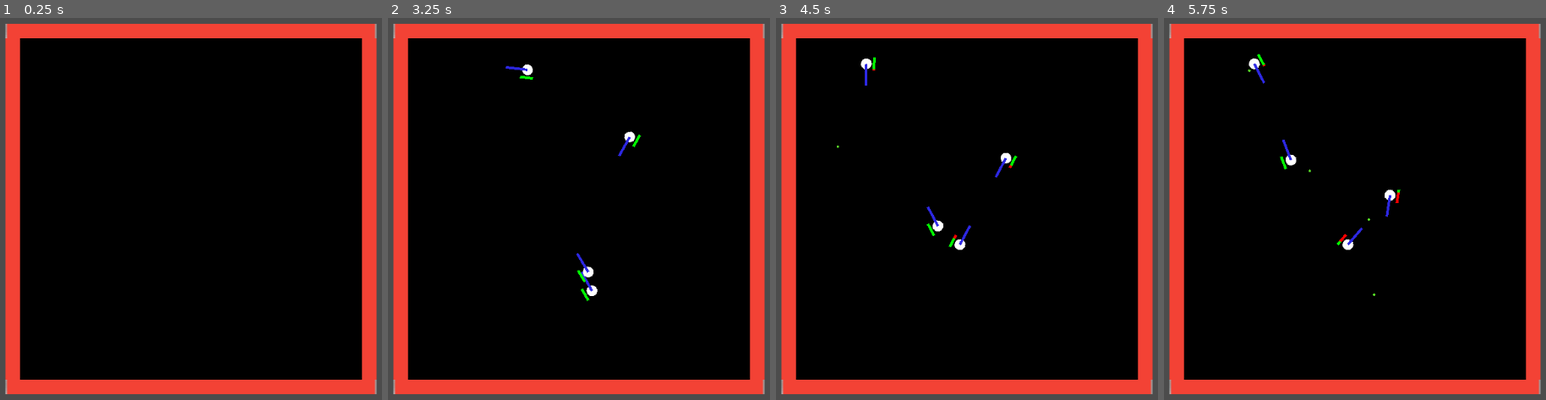
Above: before the commit, frames 1-4 (left to right).
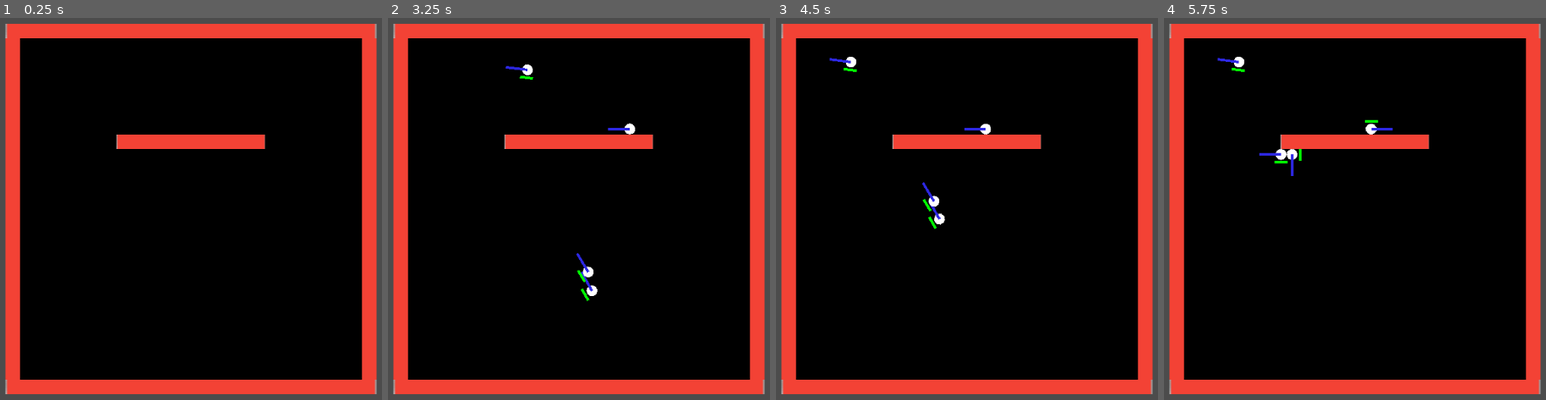
Above: after the commit, the same moments.

Repository: sisipun/CybersportManager
Game: Godot game, scene res://script/ui.tscn
Same seed, same stepped clock (60 frames per second), same inputs: the game is played once before the commit and once after it.
Inputs (mouse positions are in pixels of both pictures, inside the frame that each line leads up to):
- Up to frame 1 (0.25 s): no input
- Up to frame 2 (3.25 s): tap Enter at 0.5 s; click (579, 209) at 0.67 s; tap Space at 1.25 s; move the mouse to (445, 228) at 1.27 s; click (445, 228) at 1.42 s; move the mouse to (647, 121) at 2.02 s; click (647, 121) at 2.17 s; move the mouse to (544, 289) at 2.77 s; click (544, 289) at 2.92 s
- Up to frame 3 (4.5 s): move the mouse to (outside the picture) at 3.52 s; click (outside the picture) at 3.67 s; move the mouse to (outside the picture) at 4.27 s; click (outside the picture) at 4.42 s
- Up to frame 4 (5.75 s): move the mouse to (1389, 209) at 5.02 s; click (1389, 209) at 5.17 s

The runs differ from the first frame. In frame 1, 1.5% of the frame differs, in the area x 30-70%, y 30-35%; in frame 2, 1.6%; in frame 3, 2.4%; in frame 4, 2.5%, in the area x 13-70%, y 9-73%.

Commit message:
Raycast instead of spawn bullet

Diff:
--- a/game/project.godot
+++ b/game/project.godot
@@ -89,11 +89,6 @@
 "language": "GDScript",
 "path": "res://script/tactical_fps/match/player/command/shoot_player_command.gd"
 }, {
-"base": "KinematicBody2D",
-"class": "TacticalFpsBullet",
-"language": "GDScript",
-"path": "res://script/tactical_fps/match/weapon/tactical_fps_bullet.gd"
-}, {
 "base": "BaseMap",
 "class": "TacticalFpsMap",
 "language": "GDScript",
@@ -166,7 +161,6 @@
 "PlayerModel": "",
 "PlayerSummaryModel": "",
 "ShootPlayerCommand": "",
-"TacticalFpsBullet": "",
 "TacticalFpsMap": "",
 "TacticalFpsMatch": "",
 "TacticalFpsPlantZone": "",
--- a/game/script/base/match/player/base_player.tscn
+++ b/game/script/base/match/player/base_player.tscn
@@ -32,8 +32,7 @@
 max_speed = 100.0
 
 [node name="Vision" type="RayCast2D" parent="."]
-enabled = true
-cast_to = Vector2( 150, 0 )
+cast_to = Vector2( 2000, 0 )
 script = ExtResource( 3 )
 
 [node name="HealthBar" parent="." instance=ExtResource( 4 )]
--- a/game/script/tactical_fps/match/map/instance/tactical_fps_map_simple.tscn
+++ b/game/script/tactical_fps/match/map/instance/tactical_fps_map_simple.tscn
@@ -33,18 +33,22 @@
 position = Vector2( 0, 270 )
 scale = Vector2( 2.5, 0.1 )
 
-[node name="RedStartingPosition" parent="." index="7" instance=ExtResource( 3 )]
+[node name="Border" parent="." index="7" instance=ExtResource( 4 )]
+position = Vector2( 0, -102 )
+scale = Vector2( 1, 0.1 )
+
+[node name="RedStartingPosition" parent="." index="8" instance=ExtResource( 3 )]
 position = Vector2( 33, 223 )
 
-[node name="BlueStartingPosition" parent="." index="8" instance=ExtResource( 3 )]
+[node name="BlueStartingPosition" parent="." index="9" instance=ExtResource( 3 )]
 position = Vector2( -2, -186 )
 team = 1
 
-[node name="ZoneA" parent="." index="9" instance=ExtResource( 2 )]
+[node name="ZoneA" parent="." index="10" instance=ExtResource( 2 )]
 position = Vector2( -176, -223 )
 scale = Vector2( 2, 2 )
 
-[node name="ZoneB" parent="." index="10" instance=ExtResource( 2 )]
+[node name="ZoneB" parent="." index="11" instance=ExtResource( 2 )]
 position = Vector2( 170, -210 )
 scale = Vector2( 2, 2 )
 
--- a/game/script/tactical_fps/match/player/command/defend_target_player_command.gd
+++ b/game/script/tactical_fps/match/player/command/defend_target_player_command.gd
@@ -32,5 +32,6 @@
 
 
 func stop() -> void:
-	_player.stop()
+	if is_instance_valid(_player):
+		_player.stop()
 	.stop()
--- a/game/script/tactical_fps/match/player/tactical_fps_player_controller.gd
+++ b/game/script/tactical_fps/match/player/tactical_fps_player_controller.gd
@@ -20,7 +20,7 @@
 
 
 func _on_player_hitted(hitter: BasePlayer) -> void:
-	_on_enemy_detected(hitter)
+	_on_player_player_detected(hitter)
 
 
 func _on_player_player_detected(detected_player: BasePlayer) -> void:
--- a/game/script/tactical_fps/match/weapon/instance/tactica_fps_weapon_ak47.tscn
+++ b/game/script/tactical_fps/match/weapon/instance/tactica_fps_weapon_ak47.tscn
@@ -12,3 +12,6 @@
 
 [node name="PlayerAttachPoint" parent="." index="1"]
 position = Vector2( -41, 0 )
+
+[node name="Ray" parent="." index="2"]
+position = Vector2( 41, 0 )
--- a/game/script/tactical_fps/match/weapon/tactical_fps_bullet.gd
+++ /dev/null
@@ -1,39 +0,0 @@
-class_name TacticalFpsBullet
-extends KinematicBody2D
-
-
-var _weapon: TacticalFpsWeapon = null
-var _player: TacticalFpsPlayer = null
-var _direction: Vector2 = Vector2.ZERO
-var _power: float = 0.0
-var _speed: float = 0.0
-
-
-func _physics_process(delta: float) -> void:
-	var collision: KinematicCollision2D = move_and_collide(_direction * _speed * delta)
-	if collision:
-		_on_collision(collision.collider)
-
-
-func init(
-	weapon: TacticalFpsWeapon,
-	position: Vector2,
-	direction: Vector2,
-	power: float,
-	speed: float
-) -> void:
-	self._weapon = weapon
-	self._player = weapon.player
-	self._direction = direction.normalized()
-	self._power = power
-	self._speed = speed
-	self.position = position
-
-
-func _on_collision(collider: CollisionObject2D) -> void:
-	if collider == _player:
-		return
-
-	if collider is TacticalFpsPlayer:
-		collider.hit(_power, _player)
-	queue_free()
--- a/game/script/tactical_fps/match/weapon/tactical_fps_bullet.tscn
+++ b/game/script/tactical_fps/match/weapon/tactical_fps_bullet.tscn
@@ -1,13 +1,54 @@
 [gd_scene load_steps=4 format=2]
 
-[ext_resource path="res://script/tactical_fps/match/weapon/tactical_fps_bullet.gd" type="Script" id=1]
 [ext_resource path="res://asset/sprite/bullet.png" type="Texture" id=2]
+
+[sub_resource type="GDScript" id=2]
+script/source = "class_name TacticalFpsBullet
+extends KinematicBody2D
+
+
+var _weapon: TacticalFpsWeapon = null
+var _player: TacticalFpsPlayer = null
+var _direction: Vector2 = Vector2.ZERO
+var _power: float = 0.0
+var _speed: float = 0.0
+
+
+func _physics_process(delta: float) -> void:
+	var collision: KinematicCollision2D = move_and_collide(_direction * _speed * delta)
+	if collision:
+		_on_collision(collision.collider)
+
+
+func init(
+	weapon: TacticalFpsWeapon,
+	position: Vector2,
+	direction: Vector2,
+	power: float,
+	speed: float
+) -> void:
+	self._weapon = weapon
+	self._player = weapon.player
+	self._direction = direction.normalized()
+	self._power = power
+	self._speed = speed
+	self.position = position
+
+
+func _on_collision(collider: CollisionObject2D) -> void:
+	if collider == _player:
+		return
+
+	if collider is TacticalFpsPlayer:
+		collider.hit(_power, _player)
+	queue_free()
+"
 
 [sub_resource type="CircleShape2D" id=1]
 radius = 2.0
 
 [node name="Bullet" type="KinematicBody2D"]
-script = ExtResource( 1 )
+script = SubResource( 2 )
 
 [node name="CollisionShape2D" type="CollisionShape2D" parent="."]
 shape = SubResource( 1 )
--- a/game/script/tactical_fps/match/weapon/tactical_fps_weapon.gd
+++ b/game/script/tactical_fps/match/weapon/tactical_fps_weapon.gd
@@ -2,11 +2,9 @@
 extends Sprite
 
 
-export (NodePath) onready var _bullet_spawn_point = get_node(_bullet_spawn_point) as Node2D
+export (NodePath) onready var _bullet_ray = get_node(_bullet_ray) as RayCast2D
 export (NodePath) onready var _player_attach_point = get_node(_player_attach_point) as Node2D
 export (NodePath) onready var _bullet_spawn_timer = get_node(_bullet_spawn_timer) as Timer
-
-export (PackedScene) var _bullet_scene: PackedScene = null
 
 export (float) var _bullet_power: float = 10.0
 export (float) var _bullet_speed: float = 1000.0
@@ -28,18 +26,17 @@
 
 
 func shoot() -> void:
-	if !_can_shoot:
+	if not _can_shoot:
 		return
 
-	var bullet = _bullet_scene.instance()
-	player.get_parent().add_child(bullet)
-	bullet.init(
-		self,
-		player.to_map_coordinates(_bullet_spawn_point.global_position),
-		forward(),
-		_bullet_power,
-		_bullet_speed
-	)
+	_bullet_ray.force_raycast_update()
+	if _bullet_ray.is_colliding():
+		var collider = _bullet_ray.get_collider()
+		if collider == player:
+			return
+		if collider is BasePlayer:
+			collider.hit(_bullet_power, player)
+
 	_can_shoot = false
 	_bullet_spawn_timer.start()
 
--- a/game/script/tactical_fps/match/weapon/tactical_fps_weapon.tscn
+++ b/game/script/tactical_fps/match/weapon/tactical_fps_weapon.tscn
@@ -1,16 +1,15 @@
-[gd_scene load_steps=3 format=2]
+[gd_scene load_steps=2 format=2]
 
 [ext_resource path="res://script/tactical_fps/match/weapon/tactical_fps_weapon.gd" type="Script" id=1]
-[ext_resource path="res://script/tactical_fps/match/weapon/tactical_fps_bullet.tscn" type="PackedScene" id=2]
 
 [node name="Weapon" type="Sprite"]
 script = ExtResource( 1 )
-_bullet_spawn_point = NodePath("BulletSpawnPoint")
+_bullet_ray = NodePath("BulletRay")
 _player_attach_point = NodePath("PlayerAttachPoint")
 _bullet_spawn_timer = NodePath("BulletSpawnTimer")
-_bullet_scene = ExtResource( 2 )
 
-[node name="BulletSpawnPoint" type="Node2D" parent="."]
+[node name="BulletRay" type="RayCast2D" parent="."]
+cast_to = Vector2( 2000, 0 )
 
 [node name="PlayerAttachPoint" type="Node2D" parent="."]
 
